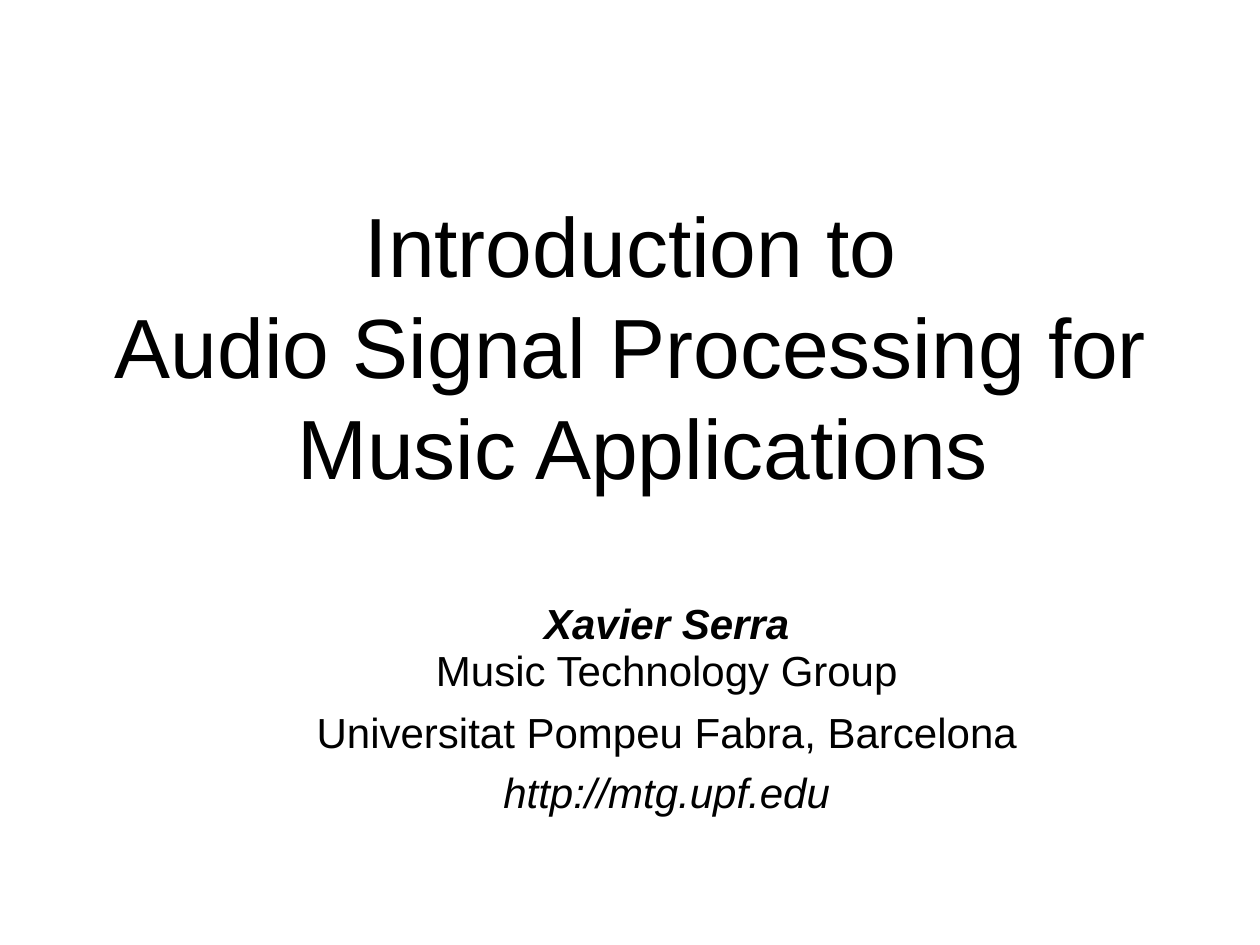
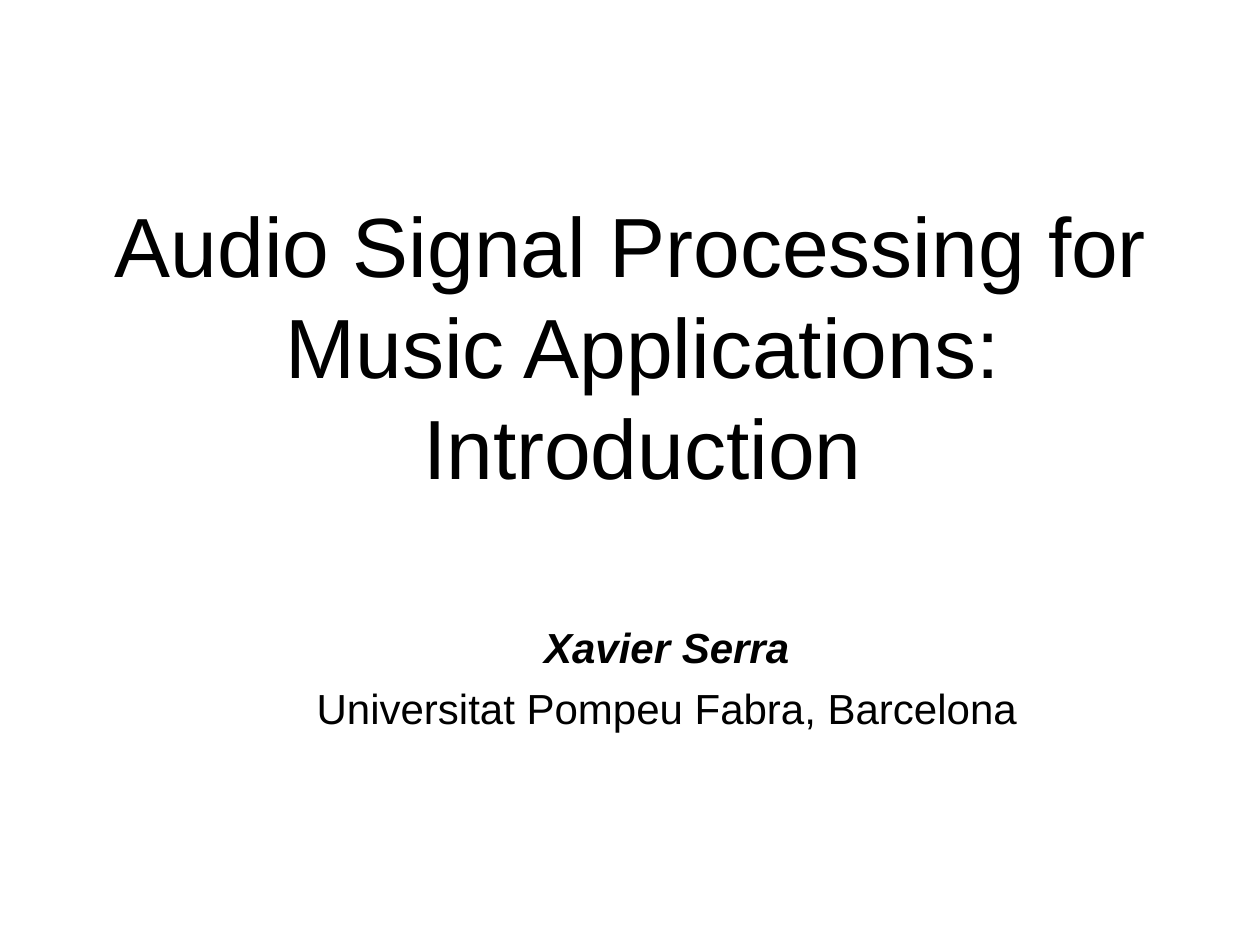
Before and after one commit to MTG/sms-tools, a slide deck: slide 1 of lectures/1-Introduction/Intro-to-DSP.odp. Drawn at 1260x945 pixels with LibreOffice and Linux fonts; fonts in the diff are those of the drawing. Boxes give left, top, right and bottom in pixels: in the first picture for what was removed or moved away, otherwise in the second. Text is boxed around its words. In the diff, an @@ line names an element or a change of style, - is before the commit and + after.

```diff
--- a/lectures/1-Introduction/Intro-to-DSP.odp
+++ b/lectures/1-Introduction/Intro-to-DSP.odp
@@ title at (115,216,1146,480): text changed @@
-Introduction to
-Audio Signal Processing for
-Music Applications
+Audio Signal Processing for
+Music Applications: Introduction
@@ text "Xavier Serra": place and size @@
-text "Xavier Serra" at (317,608,1017,816)
+text "Xavier Serra" at (317,632,1017,733)
@@ text at (544,632,789,664): text changed; bold on; italic on @@
-Xavier Serra
-Music Technology Group
+Xavier Serra
@@ text at (503,777,830,816): paragraph removed @@
-http://mtg.upf.edu
```
Also in this commit, not shown: 5 other slides changed, 10 other files.
